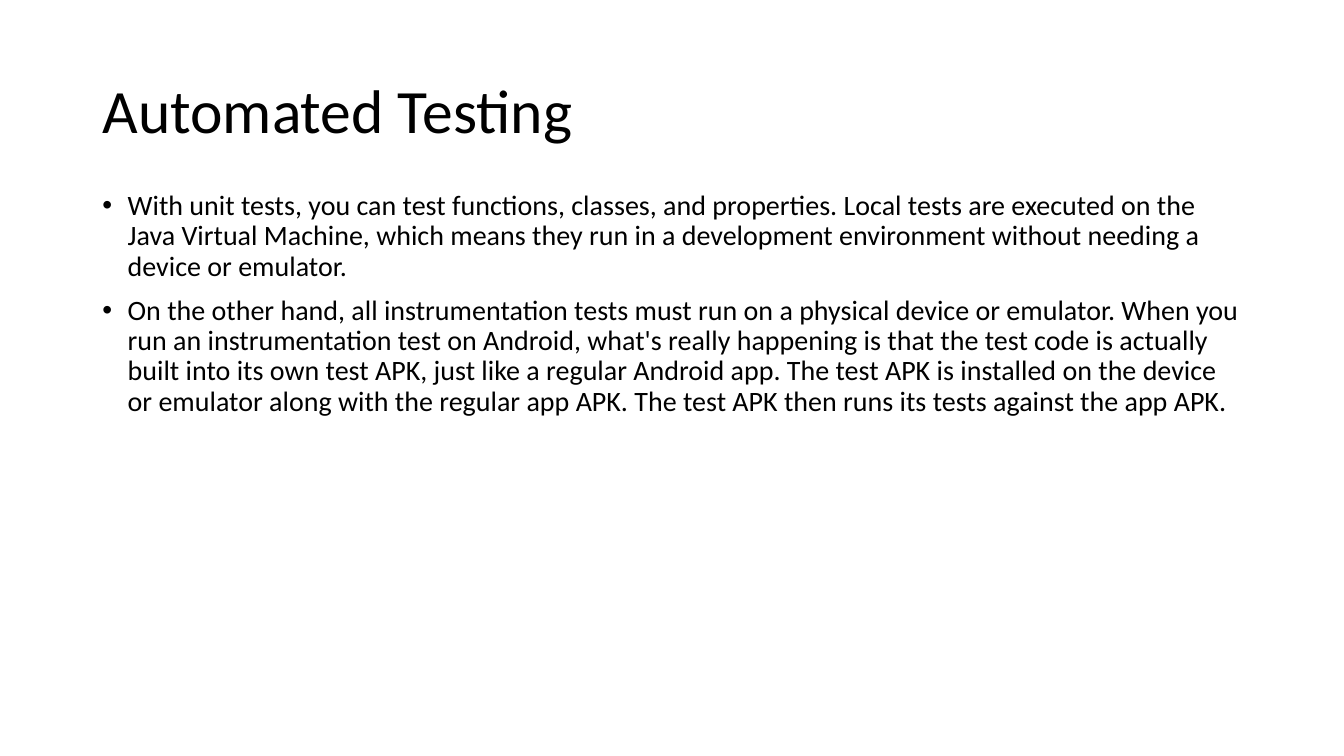
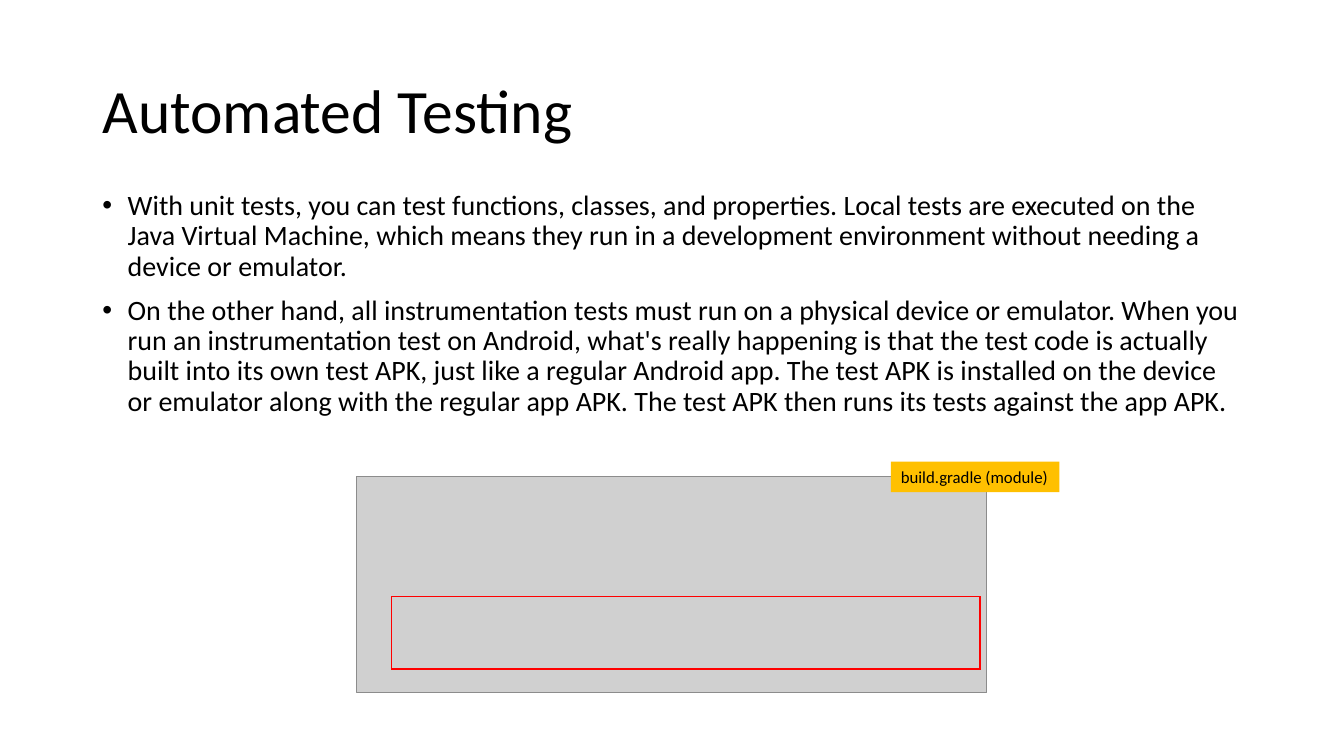
Before and after one commit to joellecorliss/Associate-Android-Developer, a slide deck: slide 13 of Android Basics in Kotlin.pptx (slide 5 before the commit). Drawn at 1344x756 pixels with LibreOffice and Linux fonts; fonts in the diff are those of the drawing; grey boxes stand for pictures. Boxes give left, top, right and bottom in pixels: in the first picture for what was removed or moved away, otherwise in the second. Text is boxed around its words. In the diff, an @@ line names an element or a change of style, - is before the commit and + after.

```diff
--- a/Android Basics in Kotlin.pptx
+++ b/Android Basics in Kotlin.pptx
@@ picture added at box(357, 477, 987, 693) @@
@@ rectangle added at box(891, 462, 1060, 492), fill #FFC000, 12 pt, text #000000 @@
+build.gradle (module)
@@ rectangle added at box(391, 597, 980, 669), outline #FF0000 1 pt @@
```
Also in this commit, not shown: 2 other slides changed, 15 slides added.
